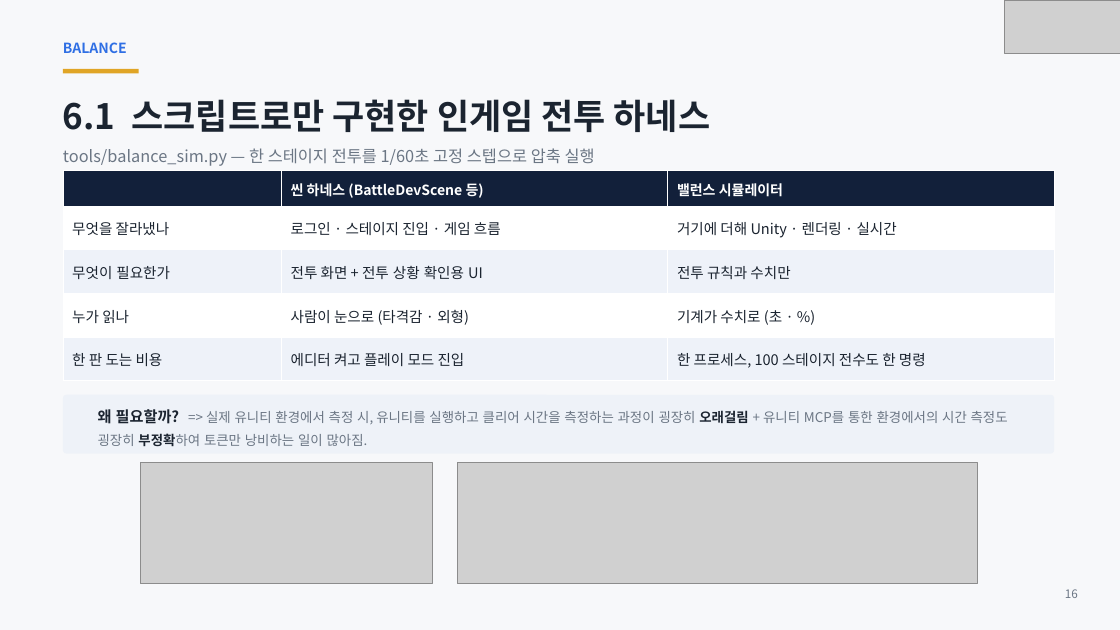
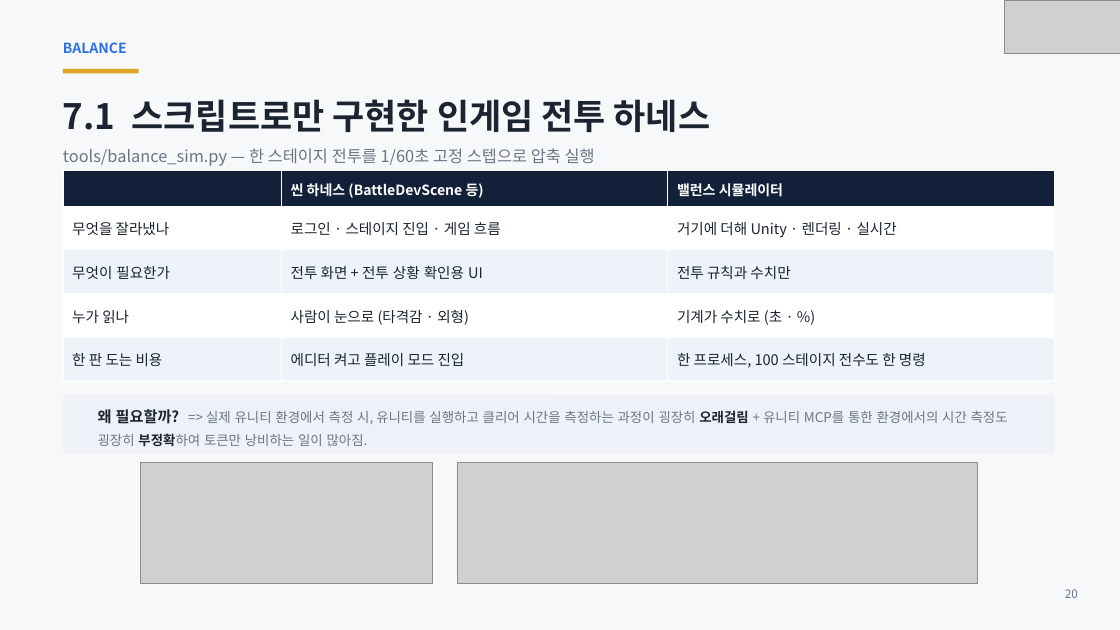
Before and after one commit to ks-wook/com2us-taskbar-hero, a slide deck: slide 20 of docs/com2us-taskbar-hero-발표자료.pptx (slide 16 before the commit). Drawn at 1120x630 pixels with LibreOffice and Linux fonts; fonts in the diff are those of the drawing; grey boxes stand for pictures. Boxes give left, top, right and bottom in pixels: in the first picture for what was removed or moved away, otherwise in the second. Text is boxed around its words. In the diff, an @@ line names an element or a change of style, - is before the commit and + after.

```diff
--- a/docs/com2us-taskbar-hero-발표자료.pptx
+++ b/docs/com2us-taskbar-hero-발표자료.pptx
@@ text at [63,99,711,132]: text changed @@
-6.1 스크립트로만 구현한 인게임 전투 하네스
+7.1 스크립트로만 구현한 인게임 전투 하네스
@@ text at [1065,589,1078,598]: text changed @@
-16
+20
```
Also in this commit, not shown: 29 other slides changed, 4 slides added, 9 other files.
